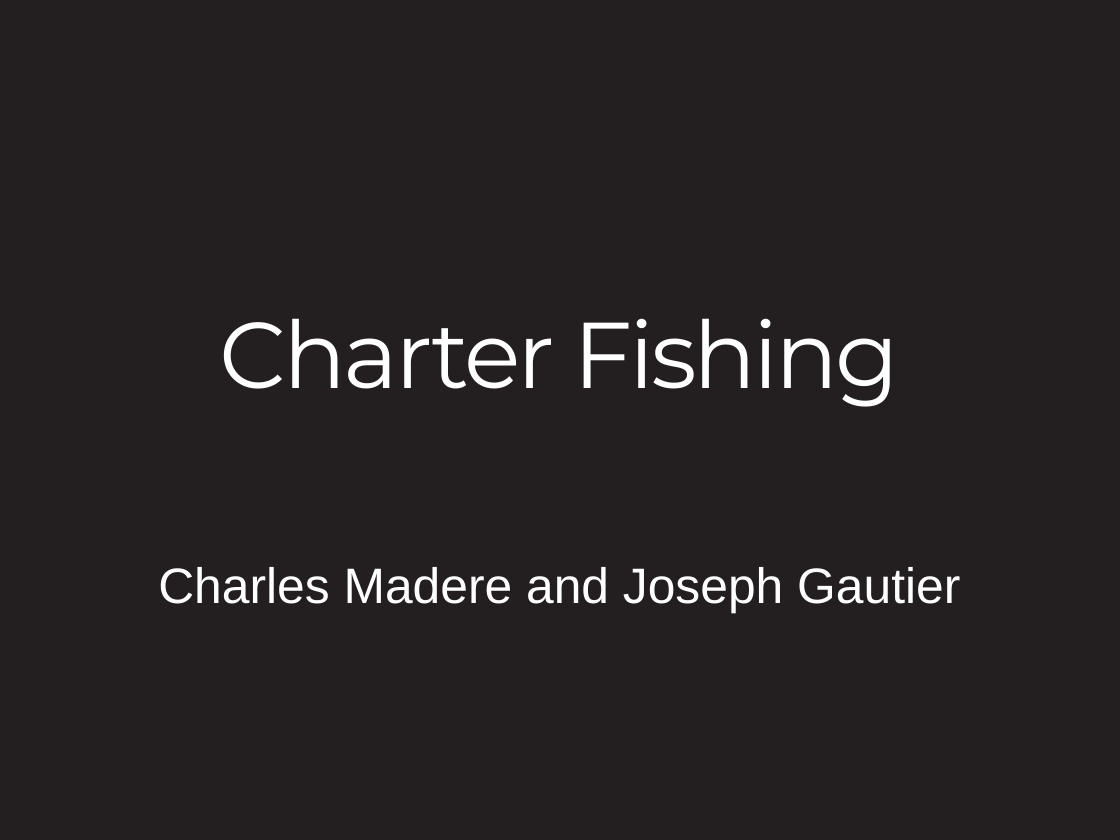
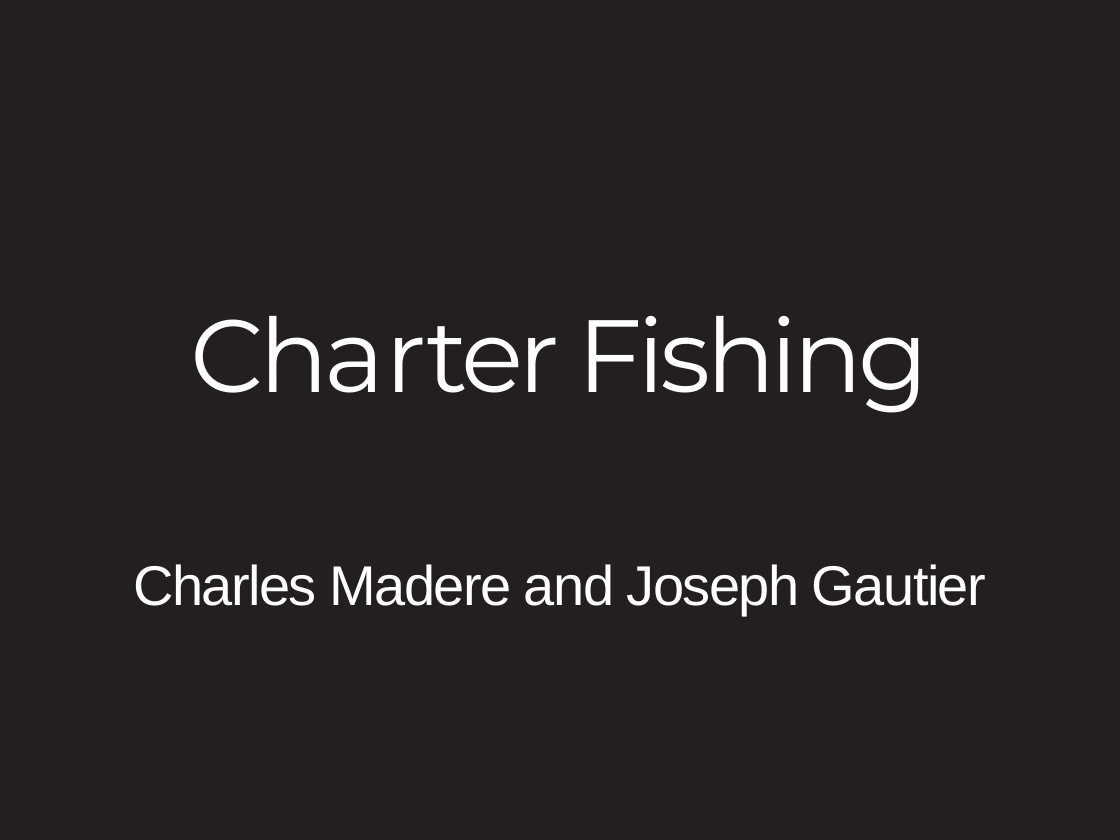
Before and after one commit to charlesmadere/FishnStore, a slide deck: slide 1 of documents/Presentation.pptx. Drawn at 1120x840 pixels with LibreOffice and Linux fonts; fonts in the diff are those of the drawing. Boxes give left, top, right and bottom in pixels: in the first picture for what was removed or moved away, otherwise in the second. Text is boxed around its words. In the diff, an @@ line names an element or a change of style, - is before the commit and + after.

Commit message:
presentation update, style and content added

```diff
--- a/documents/Presentation.pptx
+++ b/documents/Presentation.pptx
@@ title "Charter Fishing" at [191, 316, 929, 413]: size 60 to 66 pt, letter spacing -2 to -3 pt @@
@@ subtitle "Charles Madere and Joseph Gautier" at [133, 564, 986, 615]: size 32 to 36 pt, letter spacing 0 to -1 pt @@
```
Also in this commit, not shown: 4 other slides changed, 3 slides added, 1 slide removed.
